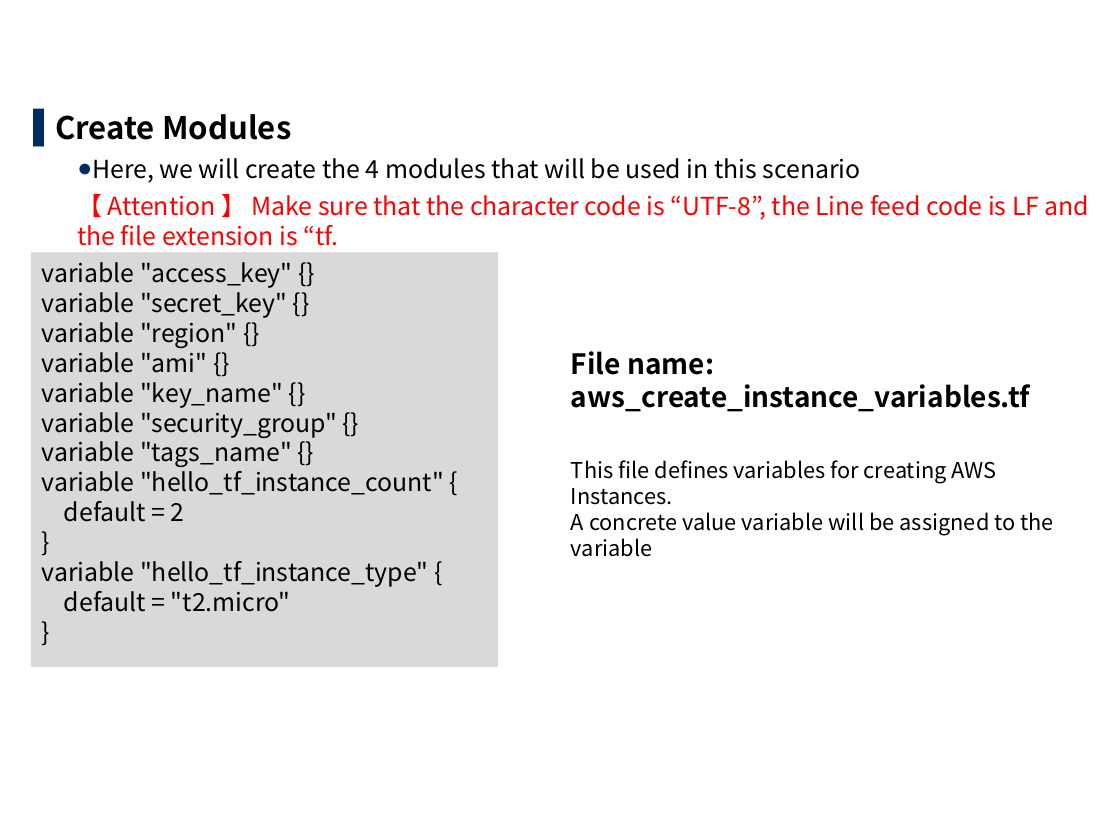
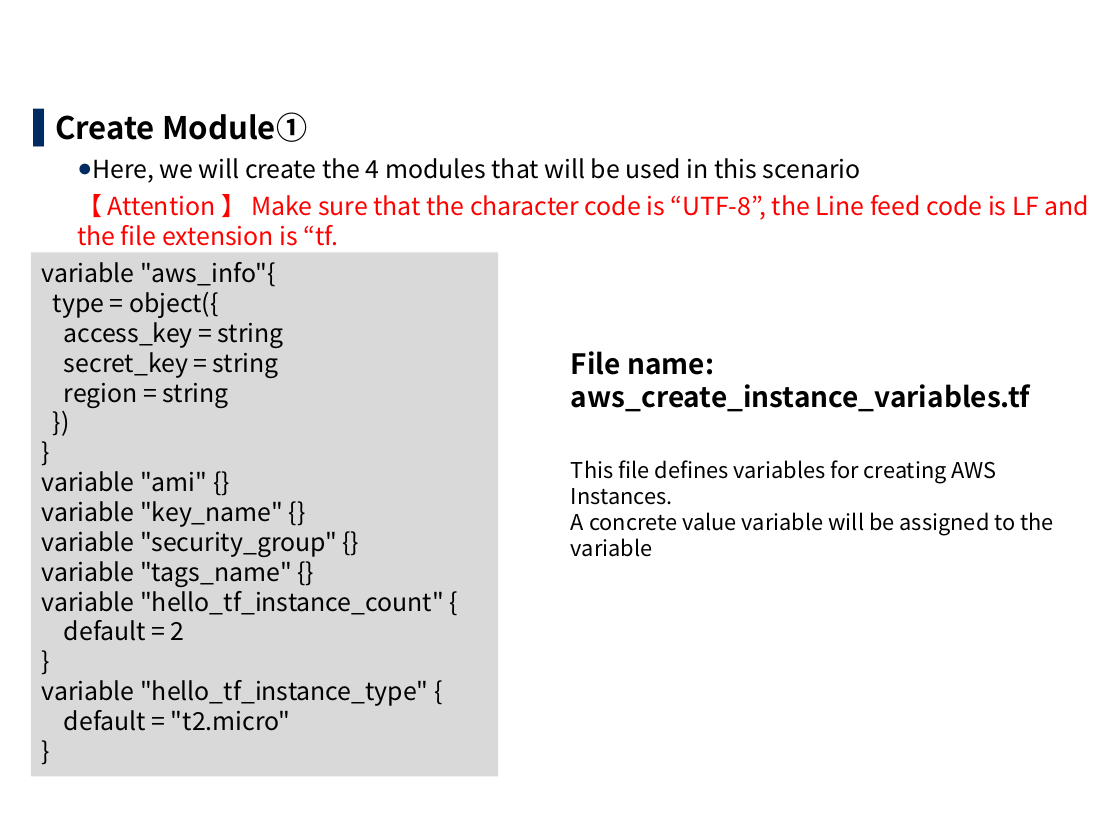
Before and after one commit to exastro-suite/it-automation-docs, a slide deck: slide 8 of asset/Learn/ITA-Terraform-driver-practice_en.pptx (slide 9 before the commit). Drawn at 1120x840 pixels with LibreOffice and Linux fonts; fonts in the diff are those of the drawing; background and template pictures are left out. Boxes give left, top, right and bottom in pixels: in the first picture for what was removed or moved away, otherwise in the second. Text is boxed around its words. In the diff, an @@ line names an element or a change of style, - is before the commit and + after.

```diff
--- a/asset/Learn/ITA-Terraform-driver-practice_en.pptx
+++ b/asset/Learn/ITA-Terraform-driver-practice_en.pptx
@@ text at (x1=55, y1=112, x2=307, y2=142): text changed @@
-▌ Create Modules
+▌ Create Module①
@@ rectangle "variable "aws_info"{" resized from (x1=30, y1=252, x2=497, y2=666) to (x1=30, y1=252, x2=497, y2=776) @@
@@ text in rectangle at (x1=42, y1=262, x2=284, y2=408): text changed @@
-variable "access_key" {}
-variable "secret_key" {}
-variable "region" {}
+variable "aws_info"{
+type = object({
+access_key = string
+secret_key = string
+region = string
+})
+}
```
Also in this commit, not shown: 16 other slides changed, 1 slide removed, 11 other files.
